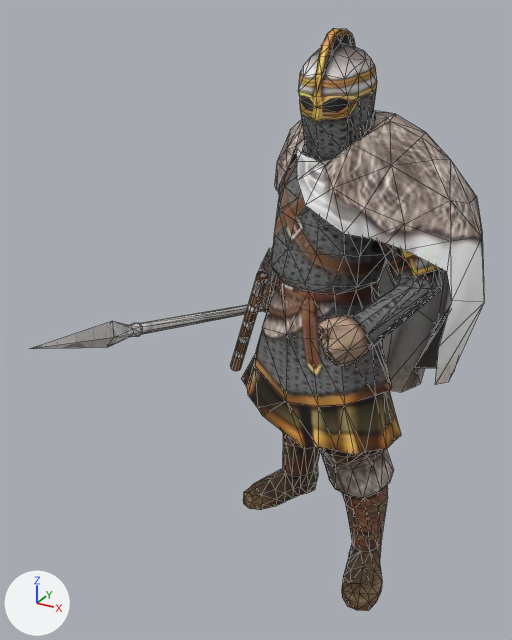
The glTF model public/assets/unit-models/85-godi.glb, before and after one commit.
Camera for both pictures: a 50 mm lens placed at (0.99, -2.39, 2.21), pointed at (-0.32, -0.01, 1.02). Every picture has the same lights, and +X, +Y and +Z are marked at lower left. The first picture is the older version. Mesh edges are drawn as thin lines. Vertices at exactly the same position are counted once.
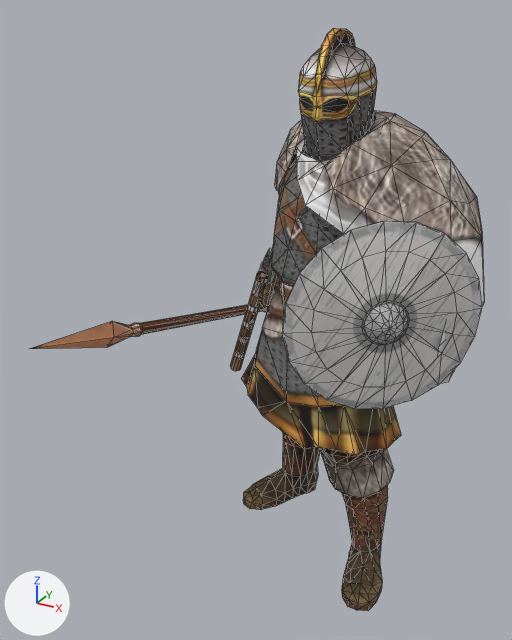
The change, as a list of edits to the scene's bpy script:
```text
Add img_image_2:
    img_image_2 = load_image('Image_2', '_unpacked/Image_2', 512, 512, 'sRGB')
Add mat_material_2:
    mat_material_2 = principled_material('Material_2')
    mat_material_2.texture = img_image_2
    mat_material_2.metallic = 0.05
    mat_material_2.roughness = 0.85
Change me_mesh_0:
    used by ob_mesh_0; location = (0.0, 0.0, 0.0)
    remove me_mesh_0.from_pydata(...)  # 1040 vertices, 2012 faces; spans x -0.61..0.59, y -0.97..1.36, z 0.0..2.15
    add me_mesh_0.from_pydata(...)  # 1162 vertices, 2252 faces; spans x -0.61..0.61, y -0.97..1.36, z 0.0..2.15
    me_mesh_0 part 1: a new loose piece of 122 vertices spanning x 0.08..0.61, y -0.58..-0.17, z 0.97..1.63, in mat_material_1 (picture img_image_1)
    me_mesh_0 part 2: 102 faces spanning x -0.61..-0.11, y -0.97..1.36, z 0.77..1.23 switch from mat_material_1 (picture img_image_1) to mat_material_2 (picture img_image_2)
```

What differs and where, as boxes [x1, y1, x2, y2] in the pictures (512 x 640 px):
part 1 of me_mesh_0, added
    after: [282, 221, 482, 409]
part 2 of me_mesh_0, recoloured (grey to brown)
    both: [30, 303, 266, 349]
